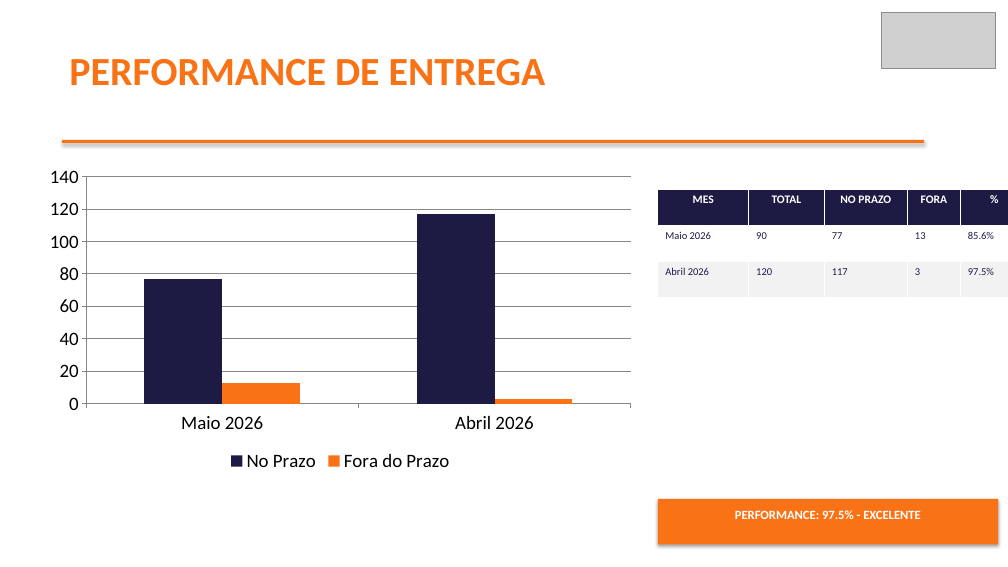
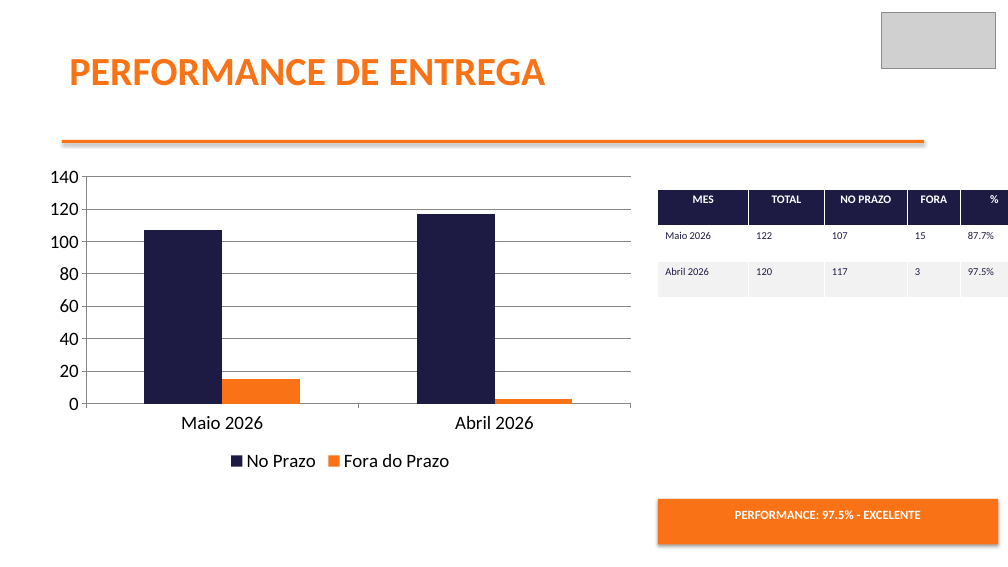
Before and after one commit to brendaelicia-sketch/PortoEX, a slide deck: slide 3 of BSG_BIJOU_BRASIL_COMERCIO_VARE.pptx. Drawn at 1008x567 pixels with LibreOffice and Linux fonts; fonts in the diff are those of the drawing; grey boxes stand for pictures. Boxes give left, top, right and bottom in pixels: in the first picture for what was removed or moved away, otherwise in the second. Text is boxed around its words. In the diff, an @@ line names an element or a change of style, - is before the commit and + after.

```diff
--- a/BSG_BIJOU_BRASIL_COMERCIO_VARE.pptx
+++ b/BSG_BIJOU_BRASIL_COMERCIO_VARE.pptx
@@ column chart at (x1=38, y1=159, x2=643, y2=476) @@
@@ No Prazo, Maio 2026: 77 to 107 @@
@@ Fora do Prazo, Maio 2026: 13 to 15 @@
@@ table at (x1=658, y1=189, x2=1008, y2=298) @@
-row 2: Maio 2026 | 90 | 77 | 13 | 85.6%
+row 2: Maio 2026 | 122 | 107 | 15 | 87.7%
```
Also in this commit, not shown: 1 other slide changed, 22 other files.
